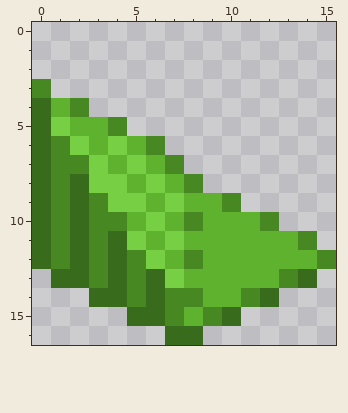
A pixel-art sprite gets an edit: src/pages/02-blocks/assets/0001.png. This is how it looked before the edit.
The file is 16x17 pixels.
New version:
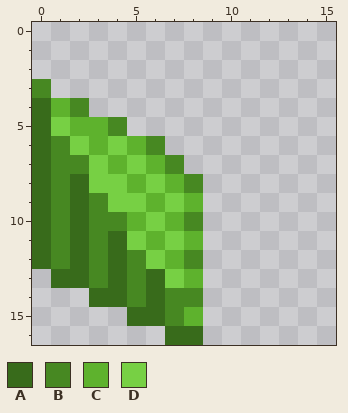
Palette (. is transparent): A #386b1b  B #478822  C #5eb22d  D #77d044
Changes in this commit:
The edit erases colour A in row 13 at x 14; in row 14 at x 12; in row 15 at x 10.
The edit erases colour B in row 9 at x 10; in row 10 at x 12; in row 11 at x 14; in row 12 at x 15; in row 13 at x 13; in row 14 at x 11.
The edit erases colour B in row 15 at x 9.
The edit erases colour C in row 9 at x 9; in row 10 at x 9 to 11; in row 11 at x 9 to 13; in row 12 at x 9 to 14; in row 13 at x 9 to 12; in row 14 at x 9 to 10.
Changed places in both pictures, as pixel boxes (x1, y1, x2, y2):
erased: (203, 193, 336, 326)
